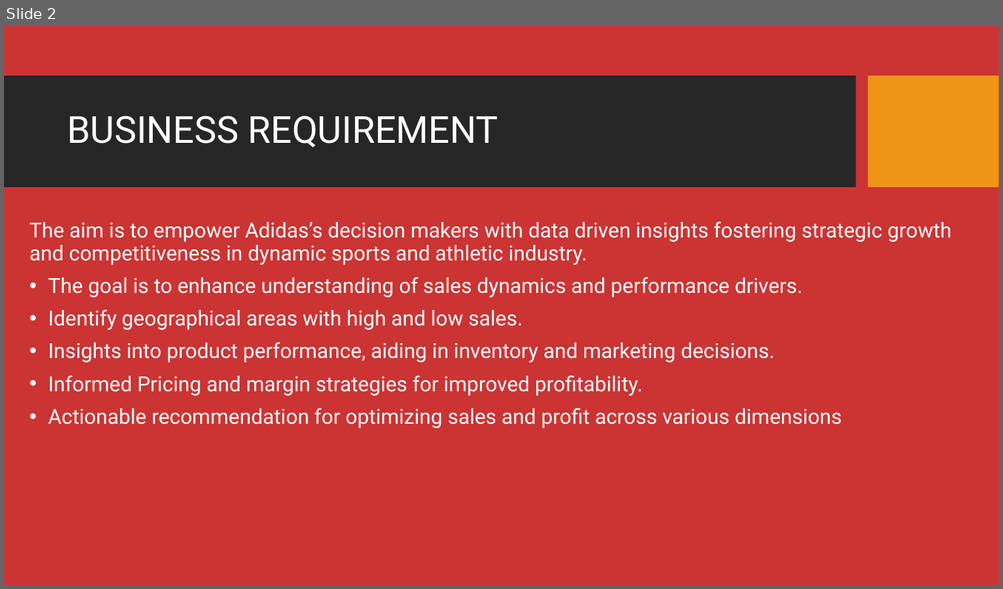
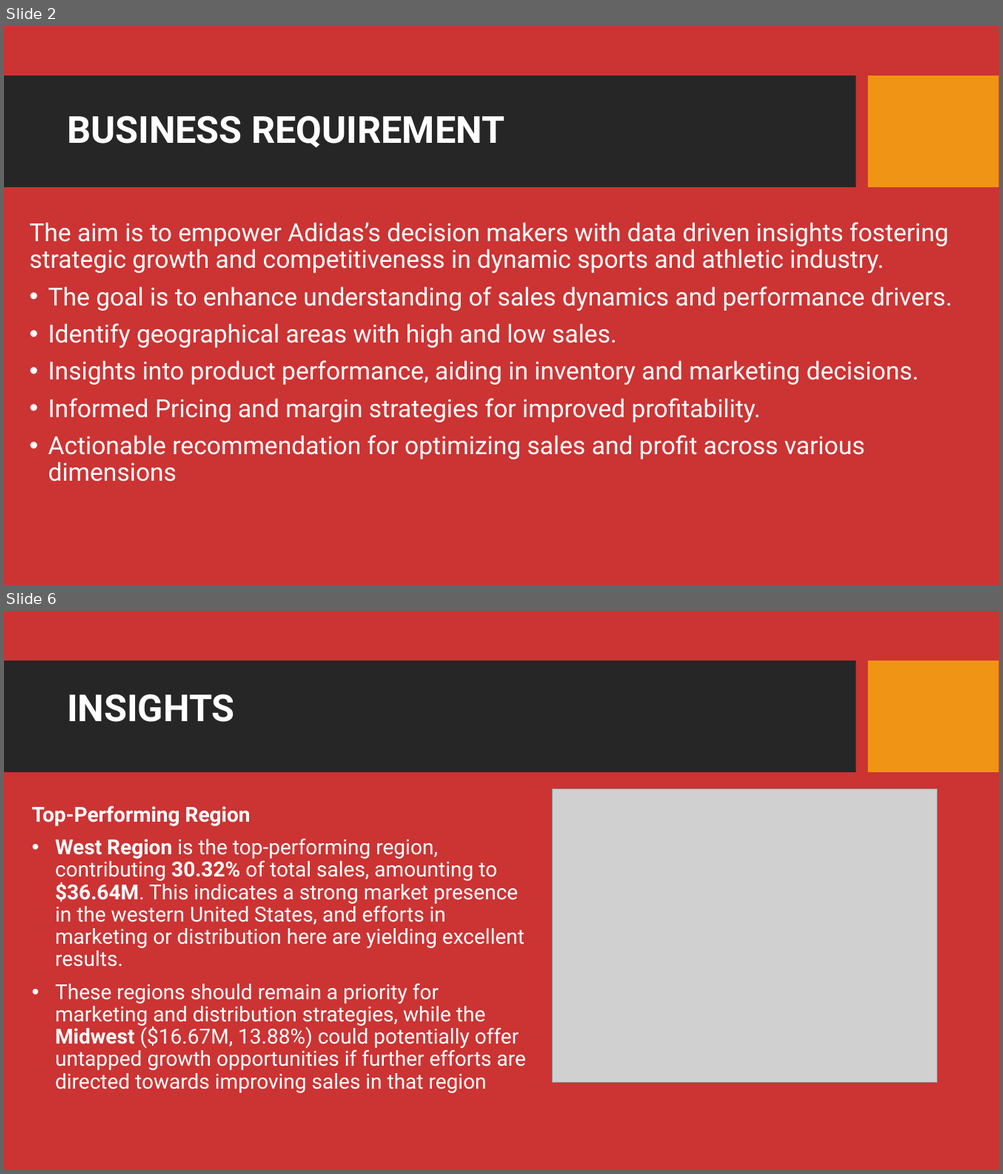
Before and after one commit to MaureenKamore/Adidas-Sales-Analysis, a slide deck: ADIDAS SALES ANALYSIS PROJECTS.pptx. Shown one above the other, each under a label of ours: slide 2 before the commit, slides 2 and 6 after it; the slides between them are not shown. The pictures are 1003x589 and 1003x1174 pixels, drawn with LibreOffice and Linux fonts; fonts in the diff are those of the drawing; grey boxes stand for pictures; background and template pictures are left out. Boxes give left, top, right and bottom in pixels: in the first picture for what was removed or moved away, otherwise in the second. Text is boxed around its words. In the diff, an @@ line names an element or a change of style, - is before the commit and + after.

```diff
--- a/ADIDAS SALES ANALYSIS PROJECTS.pptx
+++ b/ADIDAS SALES ANALYSIS PROJECTS.pptx
@@ slide 6 added at box(4, 611, 999, 1170), background picture (left out); not listed: 2 template elements that a slide beside it also shows @@
@@ title added at box(67, 694, 235, 722), 36 pt, text #FFFFFF, bold @@
+INSIGHTS
@@ text added at box(32, 806, 526, 1093), 20 pt, text #FFFFFF @@
+Top-Performing Region
+• West Region is the top-performing region, contributing 30.32% of total sales, amounting to $36.64M. This indicates a strong market presence in the western United States, and efforts in marketing or distribution here are yielding excellent results.
+• These regions should remain a priority for marketing and distribution strategies, while the Midwest ($16.67M, 13.88%) could potentially offer untapped growth opportunities if further efforts are directed towards improving sales in that region
@@ picture added at box(552, 789, 937, 1083) @@
@@ slide 2 changed as well @@
@@ title "BUSINESS REQUIREMENT" at box(67, 116, 504, 147): bold on @@
@@ text "The aim is to empower ..." at box(29, 222, 952, 482): size 20 to 24 pt @@
```
Also in this commit, not shown: 5 other slides changed, 2 other slides added, 4 slides removed.
